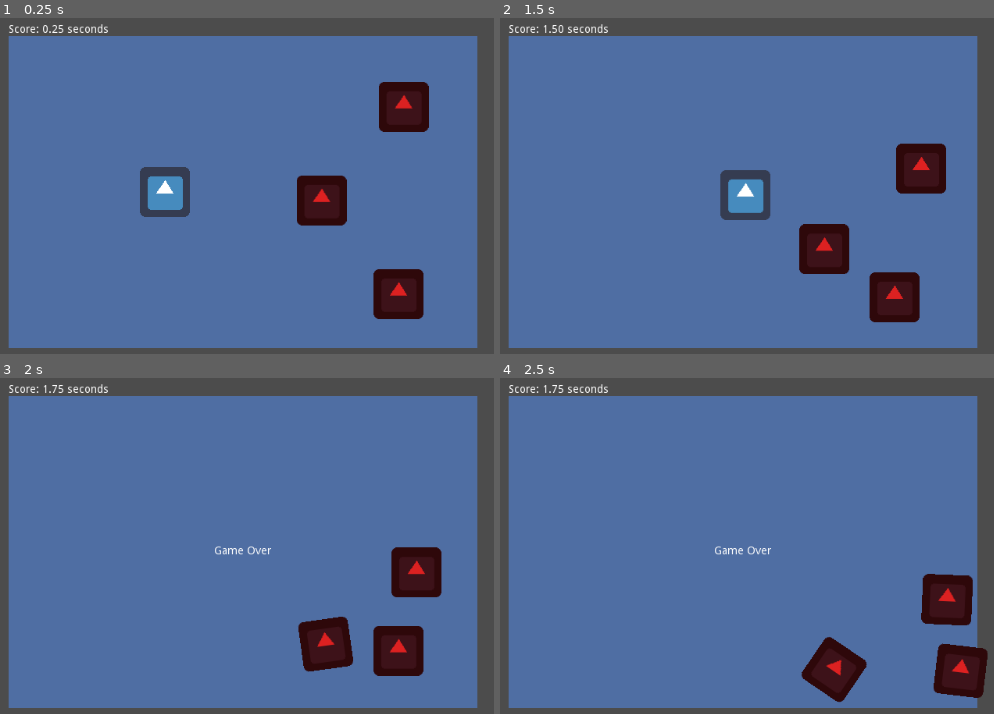
Above: before the commit, frames 1-4 (two rows, left to right).
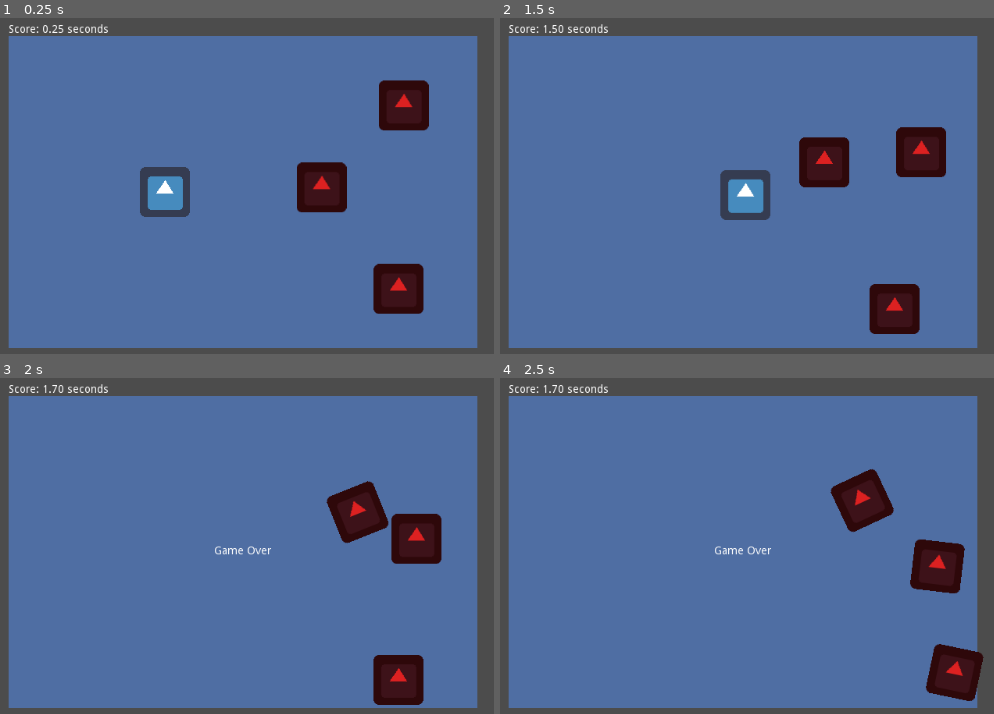
Above: after the commit, the same moments.

Repository: danieljohnson2/Bouncy
Game: Godot game, scene res://Bouncy.tscn
Same seed, same stepped clock (60 frames per second), same inputs: the game is played once before the commit and once after it. The engine's default icon, where the game draws it, is replaced by a stand-in: a white triangle on a blue panel in a dark square.
Inputs:
- Up to frame 1 (0.25 s): no input
- Up to frame 2 (1.5 s): hold Right (ui_right) 0.53-1.28 s; hold Down (ui_down) from 1.28 s (still down)
- Up to frame 3 (2 s): keep holding Down (ui_down)
- Up to frame 4 (2.5 s): release Down (ui_down) at 2.03 s; hold Right (ui_right) from 2.03 s (still down)

The runs differ from the first frame. In frame 1, 1.7% of the frame differs, in the area x 60-87%, y 18-90%; in frame 2, 5.1%; in frame 3, 7.0%, in the area x 11-90%, y 2-98%; in frame 4, 6.0%.

Commit message:
Some cleanup and a little commenting

Diff:
--- a/Bouncy.tscn
+++ b/Bouncy.tscn
@@ -5,7 +5,7 @@
 [ext_resource path="res://icon.png" type="Texture" id=3]
 [ext_resource path="res://Nemesis.tscn" type="PackedScene" id=4]
 
-[node name="Root" type="Node2D" index="0"]
+[node name="Root" type="Node2D"]
 
 [node name="Camera2D" type="Camera2D" parent="." index="0"]
 
--- a/Nemesis.gd
+++ b/Nemesis.gd
@@ -1,4 +1,7 @@
 extends RigidBody2D
+
+# Nemesis balls get random velocies added every now and then;
+# each time the boost gets bigger.
 
 var change_size = 50
 var until_change = 0
@@ -8,7 +11,7 @@
 
 	if until_change <= 0:
 		until_change = rand_range(1, 3)
-		var ball = get_parent()
-		var offset = Vector2(rand_range(-change_size, change_size), rand_range(change_size, change_size))
+
+		var offset = Vector2(rand_range(-1, 1), rand_range(-1,1)) * change_size
+		self.linear_velocity += offset
 		change_size *= 1.25
-		self.linear_velocity += offset
--- a/Nemesis.tscn
+++ b/Nemesis.tscn
@@ -3,7 +3,7 @@
 [ext_resource path="res://Nemesis.gd" type="Script" id=1]
 [ext_resource path="res://icon.png" type="Texture" id=2]
 
-[node name="Nemesis" type="RigidBody2D" groups=[
+[node name="Nemesis" type="RigidBody2D" index="0" groups=[
 "nemesis",
 ]]
 
--- a/Player.gd
+++ b/Player.gd
@@ -9,8 +9,7 @@
 	"ui_down": Vector2(0,1) }
 
 func _process(delta):
-	# Called every frame. Delta is time since last frame.
-	# Update game logic here.
+	# Handle any user inputs here.
 
 	if Input.is_action_pressed("ui_quit"):
 		get_tree().quit()
@@ -19,10 +18,11 @@
 		if Input.is_action_pressed(action):
 			self.linear_velocity += directions[action] * responsiveness * delta
 
+# Game over if we contact any 'nemisis'
+func _on_Ball_body_entered(body):
+	if body.is_in_group("nemesis"): die()
+
 func die():
 	self.visible = false
 	for go in get_tree().get_nodes_in_group("gameover"):
 		go.visible = true
-
-func _on_Ball_body_entered(body):
-	if body.is_in_group("nemesis"): die()
--- a/Score.gd
+++ b/Score.gd
@@ -6,6 +6,7 @@
 	randomize() # somebody has to do it!
 
 func _process(delta):
+	# If the player is still alive, we update the score!
 	var player = get_tree().get_nodes_in_group("player")[0]
 
 	if player.visible:
